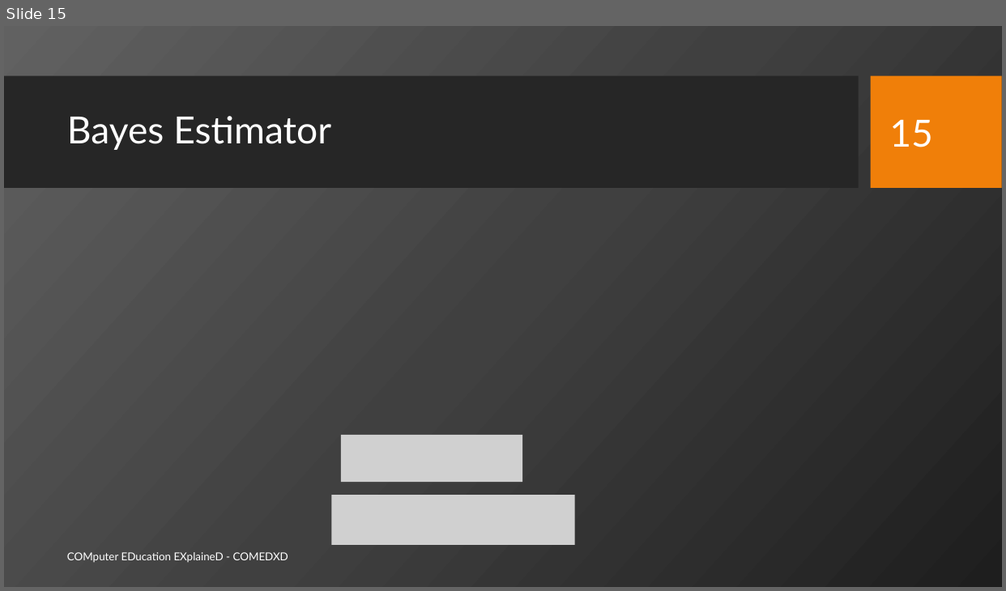
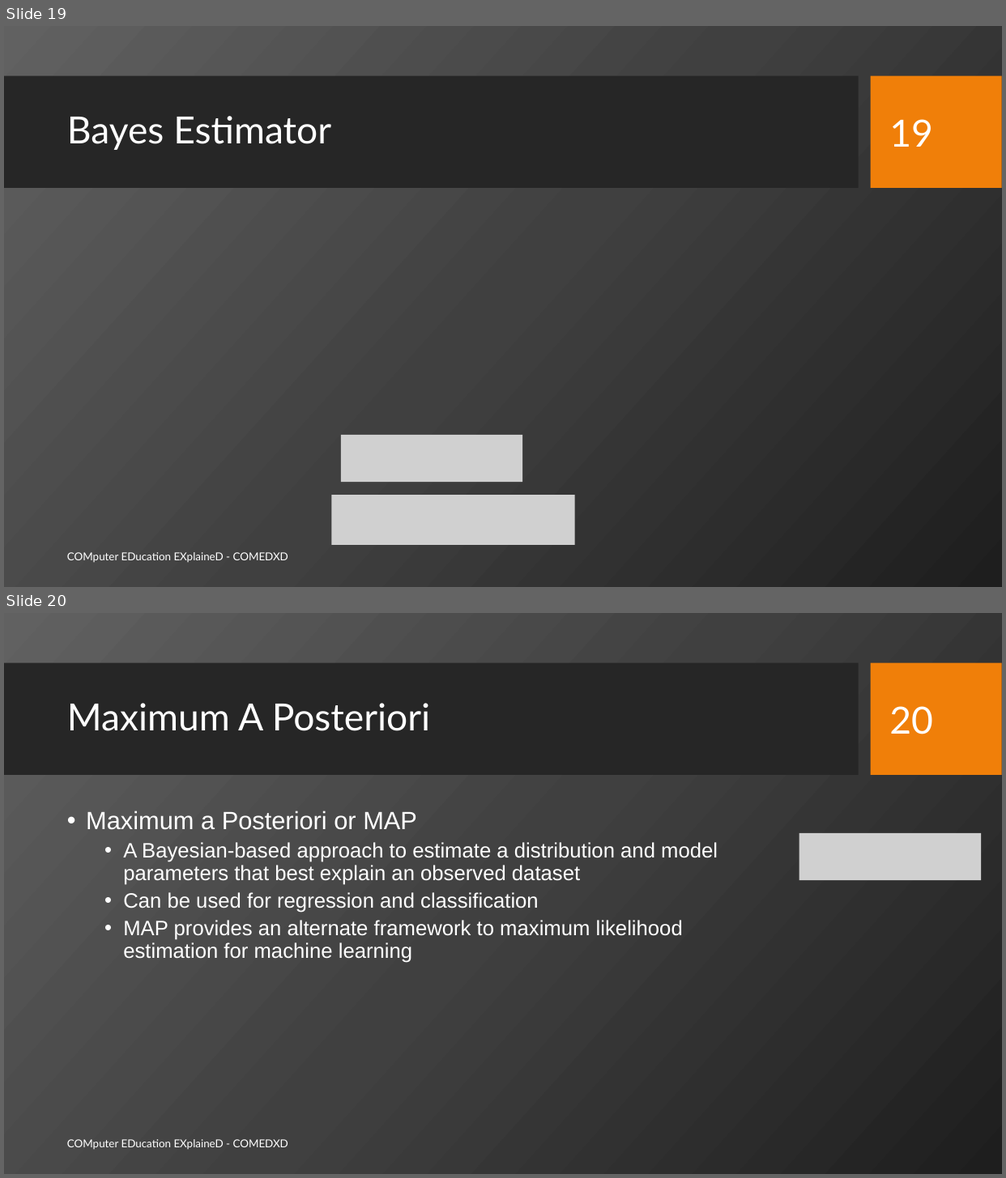
Before and after one commit to sajjo79/Machine-Learning, a slide deck: Slides/ML-Ch4-Parametric Methods-II.pptx. Shown one above the other, each under a label of ours: slide 15 before the commit, slides 19 and 20 after it. The pictures are 1006x591 and 1006x1178 pixels, drawn with LibreOffice and Linux fonts; fonts in the diff are those of the drawing; grey boxes stand for pictures; background and template pictures are left out. Boxes give left, top, right and bottom in pixels: in the first picture for what was removed or moved away, otherwise in the second. Text is boxed around its words. In the diff, an @@ line names an element or a change of style, - is before the commit and + after.

```diff
--- a/Slides/ML-Ch4-Parametric Methods-II.pptx
+++ b/Slides/ML-Ch4-Parametric Methods-II.pptx
@@ slide 20 added at [4,613,1002,1174], background picture (left out); not listed: 2 template elements that a slide beside it also shows @@
@@ title added at [67,703,431,731], 36 pt, text #FFFFFF @@
+Maximum A Posteriori
@@ page number added at [889,706,933,735], 36 pt, text #FFFFFF @@
+20
@@ text added at [86,811,718,963], 20 pt, text #FFFFFF @@
+• Maximum a Posteriori or MAP
+  • A Bayesian-based approach to estimate a distribution and model parameters that best explain an observed dataset
+  • Can be used for regression and classification
+  • MAP provides an alternate framework to maximum likelihood estimation for machine learning
@@ picture added at [799,833,981,880] @@
@@ text added at [67,1139,288,1149], 10.5 pt, text #FFFFFF @@
+COMputer EDucation EXplaineD - COMEDXD
@@ what was slide 15 is now slide 19 @@
@@ page number at [889,119,933,147]: text changed @@
-15
+19
```
Also in this commit, not shown: 6 slides changed, 5 other slides added.
